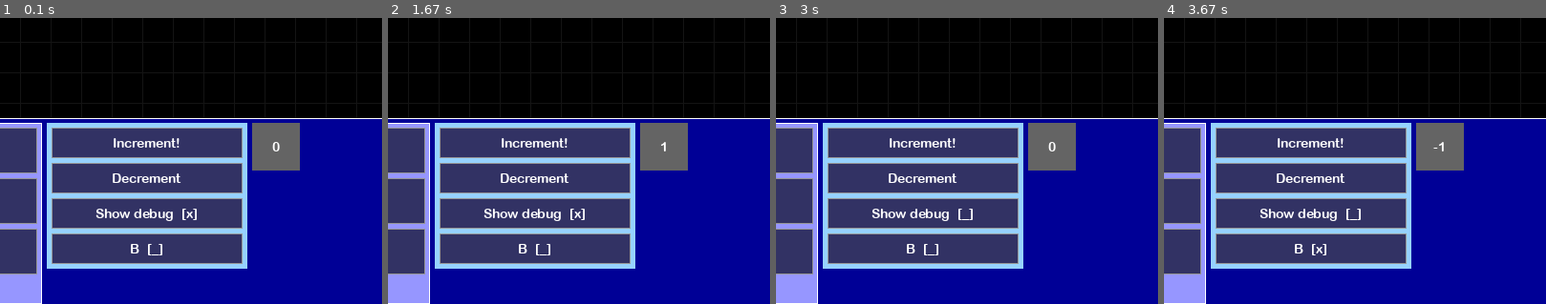
Above: before the commit, frames 1-4 (left to right).
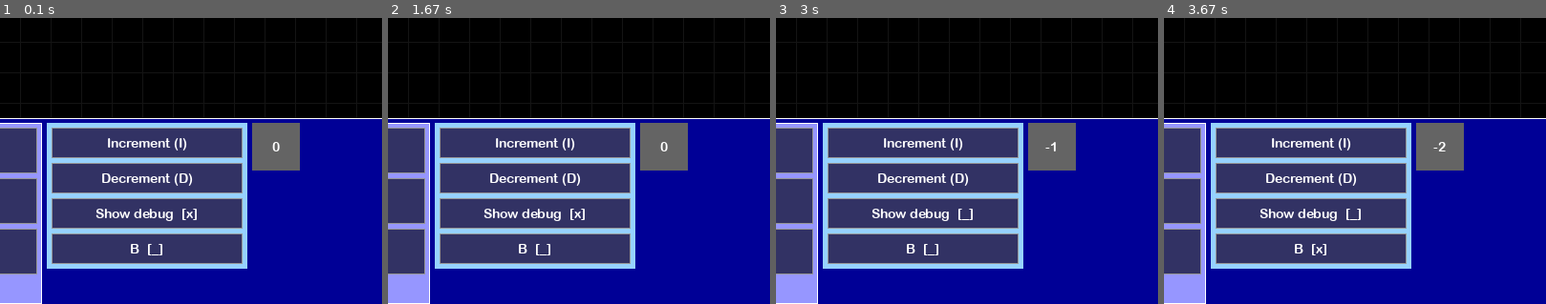
Above: after the commit, the same moments.

Repository: JonathanMurray/pygameui
Game: pygame game, started from main.py
Same seed, same stepped clock (60 frames per second), same inputs: the game is played once before the commit and once after it.
Inputs (mouse positions are % of the whole screen's width and height, from its top left):
- Up to frame 1 (0.1 s): no input
- Up to frame 2 (1.67 s): press the mouse at (41, 71) at 0.37 s; move the mouse to (56, 45) at 0.47 s; release the mouse at (72, 19) at 0.6 s; tap D at 0.67 s; press the mouse at (14, 81) at 1.03 s; move the mouse to (23, 84) at 1.13 s; release the mouse at (33, 88) at 1.27 s; press the mouse at (4, 3) at 1.37 s; move the mouse to (8, 15) at 1.47 s; release the mouse at (12, 28) at 1.6 s
- Up to frame 3 (3 s): press the mouse at (50, 83) at 1.7 s; move the mouse to (60, 52) at 1.8 s; release the mouse at (70, 21) at 1.93 s; press the mouse at (41, 77) at 2.03 s; move the mouse to (31, 69) at 2.13 s; release the mouse at (22, 61) at 2.27 s; press the mouse at (41, 90) at 2.37 s; move the mouse to (51, 54) at 2.47 s; release the mouse at (61, 20) at 2.6 s; press the mouse at (41, 90) at 2.7 s; move the mouse to (48, 60) at 2.8 s; release the mouse at (56, 30) at 2.93 s
- Up to frame 4 (3.67 s): press the mouse at (41, 77) at 3.03 s; move the mouse to (62, 52) at 3.13 s; release the mouse at (83, 27) at 3.27 s; press the mouse at (41, 90) at 3.37 s; move the mouse to (45, 70) at 3.47 s; release the mouse at (49, 52) at 3.6 s
The pictures show only the part of the screen within x 21-71%, y 49-99%; the shares and areas given below are measured in that part.

The runs differ from the first frame. In frame 1, 1.0% of the frame differs, in the area x 26-51%, y 42-59%; in frame 2, 1.0%; in frame 3, 1.0%, in the area x 26-74%, y 42-59%; in frame 4, 1.0%.

Commit message:
Implement hotkeys

Diff:
--- a/buttons.py
+++ b/buttons.py
@@ -1,4 +1,4 @@
-from typing import List, Tuple, Callable, Any, Text
+from typing import List, Tuple, Callable, Any, Text, Optional
 
 from pygame.color import Color
 from pygame.math import Vector2
@@ -37,7 +37,7 @@
   def _render(self):
     self._label.render()
 
-  def _on_click(self, mouse_pos: Tuple[int, int]):
+  def _on_click(self, mouse_pos: Optional[Tuple[int, int]]):
     self._checked = not self._checked
     self._update_text()
     if self._callback:
@@ -50,12 +50,13 @@
 
 
 class Button(Component):
-  def __init__(self, size: Tuple[int, int], screen, label: Text, **kwargs):
+  def __init__(self, size: Tuple[int, int], screen, label: Text, hotkey: Optional[int] = None, **kwargs):
     super().__init__(size, screen, **kwargs)
     self._callback = kwargs.get('callback')
     self._label = label
     self._style_on_click = kwargs.get('style_onclick')
     self._cooldown = 0
+    self._hotkey = hotkey
 
   def update(self, elapsed_time: int):
     if self._cooldown > 0:
@@ -75,11 +76,15 @@
   def _render(self):
     self._label.render()
 
-  def _on_click(self, mouse_pos: Tuple[int, int]):
+  def _on_click(self, mouse_pos: Optional[Tuple[int, int]]):
     if self._callback:
       self._callback()
     self._active_style = self._style_on_click
     self._cooldown = 150
+
+  def handle_button_click(self, key):
+    if self._hotkey == key:
+      self._on_click(None)
 
 
 class ColorToggler(Button):
@@ -89,16 +94,17 @@
     self._index = 0
     self._background = self._colors[self._index]
 
-  def _on_click(self, mouse_pos: Tuple[int, int]):
+  def _on_click(self, mouse_pos: Optional[Tuple[int, int]]):
     self._index = (self._index + 1) % len(self._colors)
     self._background = self._colors[self._index]
 
 
-def button(font, screen, size: Tuple[int, int], callback: Callable[[], Any], label: str):
+def button(font, screen, size: Tuple[int, int], callback: Callable[[], Any], label: str, hotkey: Optional[int] = None):
   return Button(size=size,
                 screen=screen,
                 callback=callback,
                 label=Text(screen, font, COLOR_WHITE, label),
+                hotkey=hotkey,
                 style=Style(background=Color(50, 50, 100), border_color=Color(150, 150, 150)),
                 style_hovered=Style(background=Color(80, 80, 120), border_color=Color(180, 180, 180)),
                 style_onclick=Style(background=Color(80, 80, 120), border_color=Color(200, 255, 200),
--- a/containers.py
+++ b/containers.py
@@ -1,5 +1,5 @@
 from enum import Enum
-from typing import List, Tuple, Any
+from typing import List, Tuple, Any, Optional
 
 from pygame.math import Vector2
 
@@ -15,7 +15,7 @@
     for component in self._children:
       component.render()
 
-  def _on_click(self, mouse_pos: Tuple[int, int]):
+  def _on_click(self, mouse_pos: Optional[Tuple[int, int]]):
     for component in self._children:
       component.handle_mouse_click(mouse_pos)
 
@@ -27,6 +27,10 @@
     super().handle_mouse_motion(mouse_pos)
     for component in self._children:
       component.handle_mouse_motion(mouse_pos)
+
+  def handle_button_click(self, key):
+    for component in self._children:
+      component.handle_button_click(key)
 
   def _on_blur(self):
     for component in self._children:
--- a/main.py
+++ b/main.py
@@ -44,8 +44,8 @@
   counter = Counter((50, 50), screen, FormattedText(screen, font, COLOR_WHITE, "%i", 0),
                     style=Style(background=Color(100, 100, 100)))
   right_buttons = [
-    button(font, screen, (200, 32), callback=lambda: counter.increment(), label="Increment!"),
-    button(font, screen, (200, 32), callback=lambda: counter.decrement(), label="Decrement"),
+    button(font, screen, (200, 32), callback=lambda: counter.increment(), label="Increment (I)", hotkey=pygame.K_i),
+    button(font, screen, (200, 32), callback=lambda: counter.decrement(), label="Decrement (D)", hotkey=pygame.K_d),
     checkbox(font, screen, (200, 32), callback=lambda checked: debug_window.set_visible(checked), label="Show debug",
              checked=debug_window.is_visible()),
     checkbox(font, screen, (200, 32), callback=lambda checked: print("B: %s" % checked), label="B"),
@@ -74,7 +74,8 @@
         container.handle_mouse_motion(pygame.mouse.get_pos())
       elif event.type == USEREVENT_EACH_SECOND:
         fps_text.format_text(int(clock.get_fps()))
-
+      elif event.type == pygame.KEYDOWN:
+        container.handle_button_click(event.key)
     elapsed_time = clock.tick()
 
     container.update(elapsed_time)
--- a/ui.py
+++ b/ui.py
@@ -45,6 +45,9 @@
   def set_pos(self, pos: Vector2):
     self._rect = Rect(pos, self.size)
 
+  def handle_button_click(self, key):
+    pass
+
   def handle_mouse_click(self, mouse_pos: Tuple[int, int]):
     self._assert_initialized()
     if self._rect.collidepoint(mouse_pos[0], mouse_pos[1]):
@@ -80,7 +83,7 @@
   def _render(self):
     pass
 
-  def _on_click(self, mouse_pos: Tuple[int, int]):
+  def _on_click(self, mouse_pos: Optional[Tuple[int, int]]):
     pass
 
   def _on_hover(self, mouse_pos: Tuple[int, int]):
